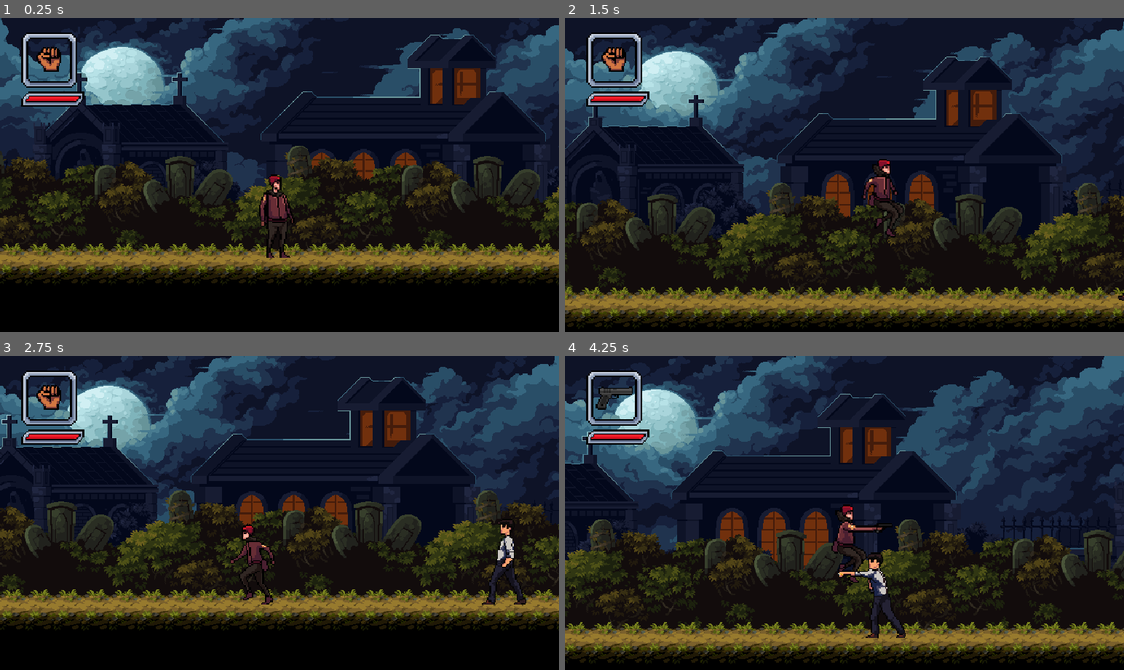
Above: before the commit, frames 1-4 (two rows, left to right).
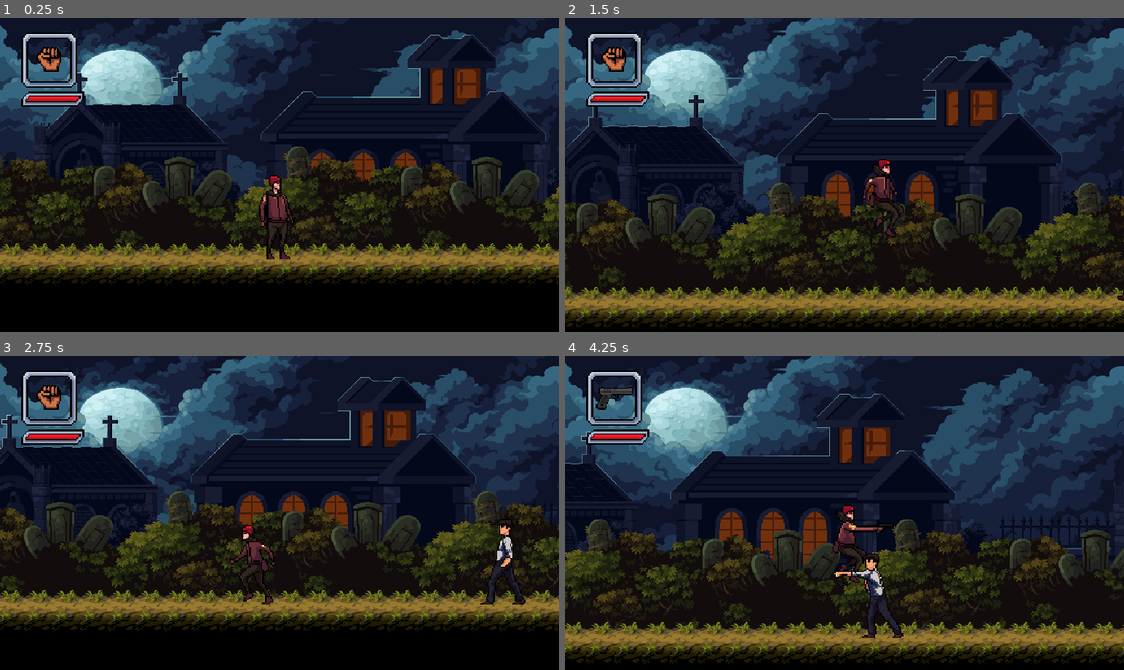
Above: after the commit, the same moments.

Repository: gabriel-codart/guerra-final
Game: Godot game, scene res://Scenes/Areas/area_test.tscn
Same seed, same stepped clock (60 frames per second), same inputs: the game is played once before the commit and once after it. Before the commit the project has no main scene; this scene is started directly in both runs.
Inputs:
- Up to frame 1 (0.25 s): no input
- Up to frame 2 (1.5 s): hold Right (move_right) from 0.53 s (still down); tap Z (attack) at 0.6 s; tap Up (jump) at 0.77, 0.8, 1.07, 1.35 s
- Up to frame 3 (2.75 s): tap Up (jump) at 1.52, 1.82, 2.3 s; tap Z (attack) at 1.55, 2.1 s; release Right (move_right) at 2.03 s; hold Left (move_left) from 2.03 s (still down)
- Up to frame 4 (4.25 s): release Left (move_left) at 2.78 s; hold Right (move_right) from 2.78 s (still down); tap 1 (get_default) at 2.85 s; tap Up (jump) at 3.02, 3.32, 3.77, 3.8, 4.07 s; tap Z (attack) at 3.05 s; tap 2 (get_pistol) at 3.6 s

The runs differ from the first frame. In frame 1, 5.4% of the frame differs, in the area x 0-100%, y 0-77%; in frame 2, 8.8%; in frame 3, 15%; in frame 4, 26%, in the area x 0-100%, y 0-98%.

Commit message:
feat: adicionado menu principal

Diff:
--- /dev/null
+++ b/Assets/Theme/game_theme.tres
@@ -0,0 +1,75 @@
+[gd_resource type="Theme" load_steps=8 format=3 uid="uid://b31dg5p0p2jkb"]
+
+[ext_resource type="FontFile" uid="uid://bdopae2exjcnn" path="res://Assets/Theme/Better VCR 9.0.1.ttf" id="1_td8xw"]
+
+[sub_resource type="StyleBoxFlat" id="StyleBoxFlat_k0rxg"]
+content_margin_left = 10.0
+content_margin_top = 5.0
+content_margin_right = 10.0
+content_margin_bottom = 5.0
+bg_color = Color(0.831373, 0.207843, 0, 1)
+border_width_left = 1
+border_width_top = 1
+border_width_right = 1
+border_width_bottom = 1
+
+[sub_resource type="StyleBoxFlat" id="StyleBoxFlat_lk66t"]
+content_margin_left = 10.0
+content_margin_top = 5.0
+content_margin_right = 10.0
+content_margin_bottom = 5.0
+bg_color = Color(0.831373, 0.207843, 0, 1)
+border_width_left = 1
+border_width_top = 1
+border_width_right = 1
+border_width_bottom = 1
+
+[sub_resource type="StyleBoxFlat" id="StyleBoxFlat_85on0"]
+content_margin_left = 10.0
+content_margin_top = 5.0
+content_margin_right = 10.0
+content_margin_bottom = 5.0
+bg_color = Color(1, 0.265482, 0.0247923, 1)
+border_width_left = 1
+border_width_top = 1
+border_width_right = 1
+border_width_bottom = 1
+
+[sub_resource type="StyleBoxFlat" id="StyleBoxFlat_bevcx"]
+content_margin_left = 10.0
+content_margin_top = 5.0
+content_margin_right = 10.0
+content_margin_bottom = 5.0
+bg_color = Color(0.831373, 0.207843, 0, 1)
+border_width_left = 1
+border_width_top = 1
+border_width_right = 1
+border_width_bottom = 1
+
+[sub_resource type="StyleBoxFlat" id="StyleBoxFlat_8prvv"]
+content_margin_left = 10.0
+content_margin_top = 5.0
+content_margin_right = 10.0
+content_margin_bottom = 5.0
+bg_color = Color(0.477998, 0.103055, 9.62615e-08, 1)
+border_width_left = 1
+border_width_top = 1
+border_width_right = 1
+border_width_bottom = 1
+
+[sub_resource type="StyleBoxFlat" id="StyleBoxFlat_j8x32"]
+bg_color = Color(0, 0, 0, 1)
+
+[resource]
+Button/font_sizes/font_size = 10
+Button/fonts/font = ExtResource("1_td8xw")
+Button/styles/disabled = SubResource("StyleBoxFlat_k0rxg")
+Button/styles/focus = SubResource("StyleBoxFlat_lk66t")
+Button/styles/hover = SubResource("StyleBoxFlat_85on0")
+Button/styles/normal = SubResource("StyleBoxFlat_bevcx")
+Button/styles/pressed = SubResource("StyleBoxFlat_8prvv")
+MarginContainer/constants/margin_bottom = 10
+MarginContainer/constants/margin_left = 10
+MarginContainer/constants/margin_right = 10
+MarginContainer/constants/margin_top = 10
+PanelContainer/styles/panel = SubResource("StyleBoxFlat_j8x32")
--- a/Scenes/Areas/area_test.tscn
+++ b/Scenes/Areas/area_test.tscn
@@ -7,7 +7,7 @@
 [ext_resource type="PackedScene" uid="uid://v5eys0hxy1es" path="res://Scenes/Protagonist/protagonist.tscn" id="5_odqvg"]
 [ext_resource type="PackedScene" uid="uid://bul51wa0ie6a8" path="res://Scenes/Enemies/gangster_without_gun.tscn" id="6_3nbm2"]
 [ext_resource type="PackedScene" uid="uid://bkgc6xg4mwgrb" path="res://Scenes/Enemies/gangster_with_gun.tscn" id="7_1axh8"]
-[ext_resource type="PackedScene" uid="uid://c2dhgpsfx2a8c" path="res://Scenes/HUD/hud.tscn" id="8_5k20u"]
+[ext_resource type="PackedScene" uid="uid://c2dhgpsfx2a8c" path="res://Scenes/UI/hud.tscn" id="8_5k20u"]
 
 [sub_resource type="TileSetAtlasSource" id="TileSetAtlasSource_abebr"]
 texture = ExtResource("4_8qdq4")
@@ -532,7 +532,7 @@
 [node name="ParallaxBackground" type="ParallaxBackground" parent="."]
 
 [node name="ParallaxNightSky" type="ParallaxLayer" parent="ParallaxBackground"]
-motion_scale = Vector2(0.1, 0.1)
+motion_scale = Vector2(0, 0)
 motion_mirroring = Vector2(768, 0)
 
 [node name="Sprite2D" type="Sprite2D" parent="ParallaxBackground/ParallaxNightSky"]
@@ -603,7 +603,7 @@
 position = Vector2(215.862, 53.1034)
 
 [node name="Gangster With Gun2" parent="." node_paths=PackedStringArray("patrol_points") instance=ExtResource("7_1axh8")]
-position = Vector2(2087, 212)
+position = Vector2(2023, 212)
 patrol_points = NodePath("PatrolPoints")
 
 [node name="PatrolPoints" type="Node2D" parent="Gangster With Gun2"]
@@ -614,30 +614,6 @@
 [node name="PointRight" type="Marker2D" parent="Gangster With Gun2/PatrolPoints"]
 position = Vector2(215.862, 53.1034)
 
-[node name="Gangster With Gun3" parent="." node_paths=PackedStringArray("patrol_points") instance=ExtResource("7_1axh8")]
-position = Vector2(2757, 212)
-patrol_points = NodePath("PatrolPoints")
-
-[node name="PatrolPoints" type="Node2D" parent="Gangster With Gun3"]
-
-[node name="PointLeft" type="Marker2D" parent="Gangster With Gun3/PatrolPoints"]
-position = Vector2(-205.517, 53.1034)
-
-[node name="PointRight" type="Marker2D" parent="Gangster With Gun3/PatrolPoints"]
-position = Vector2(215.862, 53.1034)
-
-[node name="Gangster With Gun4" parent="." node_paths=PackedStringArray("patrol_points") instance=ExtResource("7_1axh8")]
-position = Vector2(3417, 212)
-patrol_points = NodePath("PatrolPoints")
-
-[node name="PatrolPoints" type="Node2D" parent="Gangster With Gun4"]
-
-[node name="PointLeft" type="Marker2D" parent="Gangster With Gun4/PatrolPoints"]
-position = Vector2(-205.517, 53.1034)
-
-[node name="PointRight" type="Marker2D" parent="Gangster With Gun4/PatrolPoints"]
-position = Vector2(215.862, 53.1034)
-
 [node name="HUD" parent="." instance=ExtResource("8_5k20u")]
 
 [node name="Projectiles" type="Node2D" parent="."]
--- a/Scenes/HUD/hud.tscn
+++ b/Scenes/UI/hud.tscn
@@ -1,6 +1,6 @@
 [gd_scene load_steps=10 format=3 uid="uid://c2dhgpsfx2a8c"]
 
-[ext_resource type="Script" path="res://Scripts/HUD/hud.gd" id="1_3d8ni"]
+[ext_resource type="Script" path="res://Scripts/UI/hud.gd" id="1_3d8ni"]
 [ext_resource type="Texture2D" uid="uid://nv5ws6uwnu1t" path="res://Assets/Weapons/Default.png" id="2_kkc8p"]
 [ext_resource type="Texture2D" uid="uid://cmk3yxyyasb6e" path="res://Assets/HUD/Protagonist Health Bar Under.png" id="2_mh3a7"]
 [ext_resource type="Texture2D" uid="uid://bkk3631ktr1t0" path="res://Assets/HUD/Weapon Border.png" id="3_bw5gl"]
--- /dev/null
+++ b/Scenes/UI/main_menu.tscn
@@ -0,0 +1,49 @@
+[gd_scene load_steps=3 format=3 uid="uid://bs62tdllbtr0t"]
+
+[ext_resource type="Theme" uid="uid://b31dg5p0p2jkb" path="res://Assets/Theme/game_theme.tres" id="1_6psxm"]
+[ext_resource type="Script" path="res://Scripts/UI/main_menu.gd" id="1_okxo3"]
+
+[node name="MainMenu" type="CanvasLayer"]
+script = ExtResource("1_okxo3")
+
+[node name="ColorRect" type="ColorRect" parent="."]
+anchors_preset = 15
+anchor_right = 1.0
+anchor_bottom = 1.0
+grow_horizontal = 2
+grow_vertical = 2
+color = Color(0.831373, 0.207843, 0, 1)
+
+[node name="MarginContainer" type="MarginContainer" parent="."]
+anchors_preset = 15
+anchor_right = 1.0
+anchor_bottom = 1.0
+grow_horizontal = 2
+grow_vertical = 2
+theme = ExtResource("1_6psxm")
+
+[node name="PanelContainer" type="PanelContainer" parent="MarginContainer"]
+layout_mode = 2
+size_flags_horizontal = 4
+size_flags_vertical = 4
+
+[node name="MarginContainer" type="MarginContainer" parent="MarginContainer/PanelContainer"]
+layout_mode = 2
+theme_override_constants/margin_left = 15
+theme_override_constants/margin_top = 10
+theme_override_constants/margin_right = 15
+theme_override_constants/margin_bottom = 10
+
+[node name="VBoxContainer" type="VBoxContainer" parent="MarginContainer/PanelContainer/MarginContainer"]
+layout_mode = 2
+
+[node name="PlayButton" type="Button" parent="MarginContainer/PanelContainer/MarginContainer/VBoxContainer"]
+layout_mode = 2
+text = "Play"
+
+[node name="ExitButton" type="Button" parent="MarginContainer/PanelContainer/MarginContainer/VBoxContainer"]
+layout_mode = 2
+text = "Exit"
+
+[connection signal="pressed" from="MarginContainer/PanelContainer/MarginContainer/VBoxContainer/PlayButton" to="." method="_on_play_button_pressed"]
+[connection signal="pressed" from="MarginContainer/PanelContainer/MarginContainer/VBoxContainer/ExitButton" to="." method="_on_exit_button_pressed"]
--- a/Scenes/protagonist/protagonist.tscn
+++ b/Scenes/protagonist/protagonist.tscn
@@ -668,8 +668,7 @@
 }]
 
 [sub_resource type="CapsuleShape2D" id="CapsuleShape2D_5wlt6"]
-radius = 12.5
-height = 60.0
+height = 62.0
 
 [sub_resource type="RectangleShape2D" id="RectangleShape2D_fvf74"]
 size = Vector2(14.6667, 7.33333)
@@ -682,12 +681,12 @@
 
 [node name="AnimatedSprite2D" type="AnimatedSprite2D" parent="."]
 sprite_frames = SubResource("SpriteFrames_um3wl")
-animation = &"default_fall_hurt"
+animation = &"default_idle"
 autoplay = "default_idle"
 speed_scale = 1.5
 
 [node name="CollisionShape2D" type="CollisionShape2D" parent="."]
-position = Vector2(-1, 28)
+position = Vector2(-3, 32)
 shape = SubResource("CapsuleShape2D_5wlt6")
 
 [node name="Camera2D" type="Camera2D" parent="."]
--- a/Scripts/Enemies/gangster_with_gun.gd
+++ b/Scripts/Enemies/gangster_with_gun.gd
@@ -7,6 +7,7 @@
 @onready var attack_timer: Timer = $AttackTimer
 @onready var weapon_marker: Marker2D = $WeaponMarker2D
 @onready var detection_area: Area2D = $DetectionArea2D
+@onready var collision_shape: CollisionShape2D = $CollisionShape2D
 # Pontos de Patrulha
 @export var patrol_points: Node2D
 var number_of_points: int
@@ -153,6 +154,7 @@
 		current_state = State.Hurt
 	else:
 		current_state = State.Dead
+		collision_shape.disabled = true
 	print("Health: ", health, " + State: ", state_names[current_state])
 
 func enemy_animate() -> void:
--- a/Scripts/Enemies/gangster_without_gun.gd
+++ b/Scripts/Enemies/gangster_without_gun.gd
@@ -5,6 +5,7 @@
 @onready var attack_timer: Timer = $AttackTimer
 @onready var detection_area: Area2D = $DetectionArea2D
 @onready var attack_area: Area2D = $AttackArea2D
+@onready var collision_shape: CollisionShape2D = $CollisionShape2D
 # Pontos de Patrulha
 @export var patrol_points: Node2D
 var number_of_points: int
@@ -149,6 +150,7 @@
 		current_state = State.Hurt
 	else:
 		current_state = State.Dead
+		collision_shape.disabled = true
 	print("Health: ", health, " + State: ", state_names[current_state])
 
 func enemy_animate() -> void:
--- /dev/null
+++ b/Scripts/Global/game_manager.gd
@@ -0,0 +1,16 @@
+extends Node
+
+var area_test: PackedScene = preload("res://Scenes/Areas/area_test.tscn")
+
+func _ready() -> void:
+	RenderingServer.set_default_clear_color(Color(0.99, 0.26, 0.02, 1.00))
+
+func start_game() -> void:
+	transition_to_scene(area_test.resource_path)
+
+func exit_game() -> void:
+	get_tree().quit()
+
+func transition_to_scene(scene_path: String) -> void:
+	await get_tree().create_timer(0.5).timeout
+	get_tree().change_scene_to_file(scene_path)
--- a/Scripts/Projectiles and Effects/projectile.gd
+++ b/Scripts/Projectiles and Effects/projectile.gd
@@ -3,7 +3,7 @@
 # Impacto
 var projectile_impact: PackedScene = preload("res://Scenes/Projectiles and Effects/projectile_impact.tscn")
 # Constantes
-const SPEED: float = 500.0
+const SPEED: float = 400.0
 # Direção
 var direction: Vector2
 # Dano
--- a/Scripts/Protagonist/protagonist.gd
+++ b/Scripts/Protagonist/protagonist.gd
@@ -53,11 +53,11 @@
 	is_getting_hurt = false
 
 func _physics_process(delta: float) -> void:
-	player_collision_shape(delta)
 	player_gravity(delta)
 	player_idle(delta)
 	player_run(delta)
 	player_jump(delta)
+	player_collision_shape(delta)
 	player_get_weapon()
 	player_action(delta)
 
@@ -98,18 +98,25 @@
 
 func player_collision_shape(_delta: float) -> void:
 	match current_state:
+		State.Dead:
+			collision_shape.shape.radius = 8.5
+			collision_shape.shape.height = 17
+			collision_shape.position = Vector2(-14, 56)
 		State.Jump:
+			collision_shape.shape.radius = 10
 			collision_shape.shape.height = 48
 			collision_shape.position = Vector2(-1, 22)
 		State.Fall, State.Fall_Shot, State.Fall_Hurt:
+			collision_shape.shape.radius = 10
 			collision_shape.shape.height = 60
 			collision_shape.position = Vector2(-1, 28)
 		_:
+			collision_shape.shape.radius = 10
 			collision_shape.shape.height = 62
 			collision_shape.position = Vector2(-3, 32)
 
 func player_jump(_delta: float) -> void:
-	var forbidden_states = [State.Shot, State.Attack, State.Hurt, State.Fall_Hurt]
+	var forbidden_states = [State.Shot, State.Attack, State.Hurt, State.Fall_Hurt, State.Dead]
 	if current_state in forbidden_states:
 		return
 	if Input.is_action_just_pressed("jump") and is_on_floor(): # Se remover o is_on_floor() tem-se uma mecânica de vôo
@@ -117,6 +124,8 @@
 		set_state(State.Jump)
 
 func player_get_weapon() -> void:
+	if not can_act():
+		return
 	if Input.is_action_just_pressed("get_default"):
 		current_weapon = Weapon.Default
 	if Input.is_action_just_pressed("get_pistol"):
@@ -169,9 +178,9 @@
 		set_state(State.Dead)
 
 func can_play_animation() -> bool:
-	if weapon_names[current_weapon] == "default" and state_names[current_state] == "shot":
+	if current_weapon == Weapon.Default and current_state == State.Shot:
 		return false
-	if state_names[current_state] == "dead" and not is_on_floor():
+	if current_state == State.Dead and not is_on_floor():
 		return false
 	return true
 
--- /dev/null
+++ b/Scripts/UI/main_menu.gd
@@ -0,0 +1,8 @@
+extends CanvasLayer
+
+func _on_play_button_pressed():
+	GameManager.start_game()
+	queue_free()
+
+func _on_exit_button_pressed():
+	GameManager.exit_game()
--- a/project.godot
+++ b/project.godot
@@ -11,8 +11,13 @@
 [application]
 
 config/name="Guerra Final"
+run/main_scene="res://Scenes/UI/main_menu.tscn"
 config/features=PackedStringArray("4.3", "Mobile")
 config/icon="res://icon.svg"
+
+[autoload]
+
+GameManager="*res://Scripts/Global/game_manager.gd"
 
 [display]
 
Binary file added: Assets/Theme/Better VCR 9.0.1.ttf
Not shown, added: Assets/Theme/Better VCR 9.0.1.ttf.import
Renamed: Scripts/HUD/hud.gd -> Scripts/UI/hud.gd
Binary file changed: estrutura.txt
